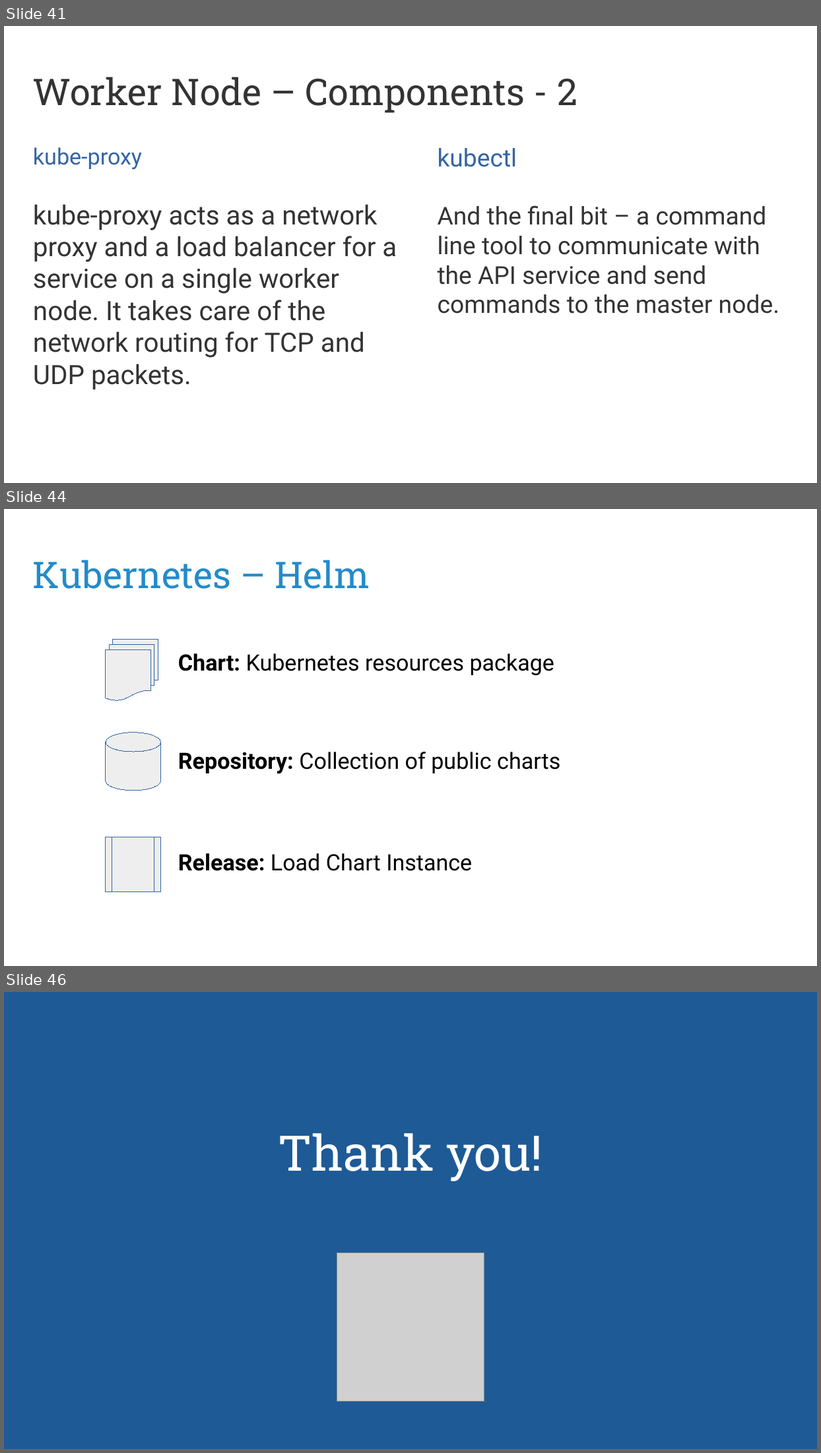
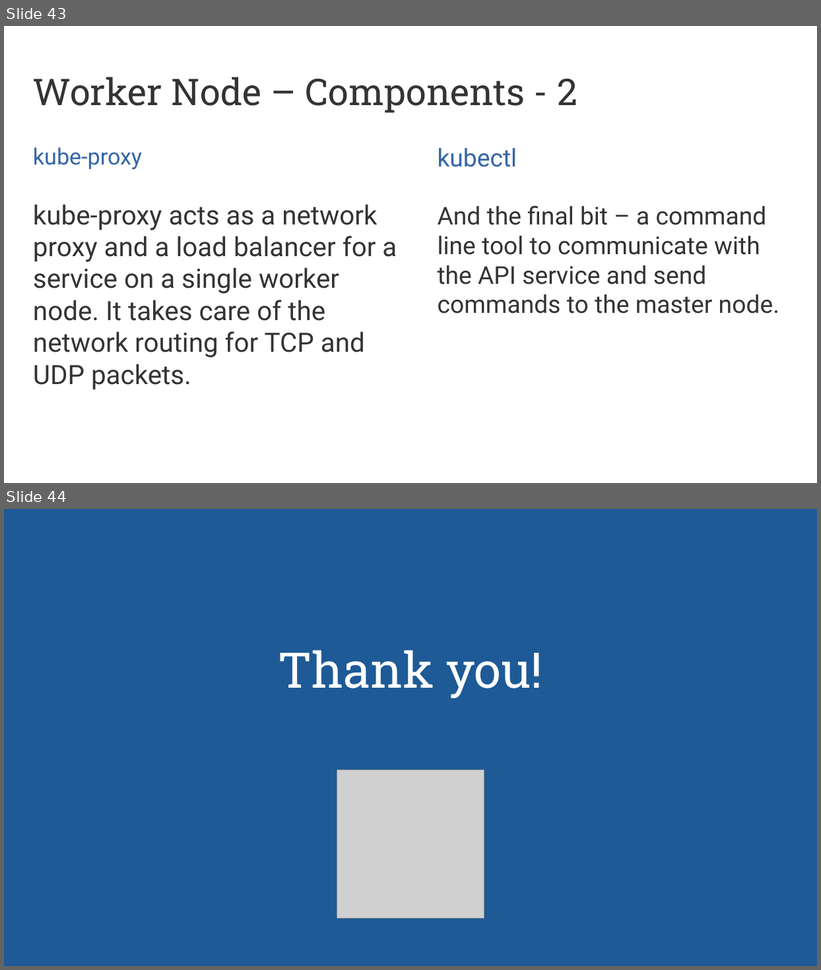
Before and after one commit to puzzle/kubernetes-techlab, a slide deck: presentation/introduction.odp. Shown one above the other, each under a label of ours: slides 41, 44 and 46 before the commit, slides 43 and 44 after it; the slides between them are not shown. The pictures are 821x1453 and 821x970 pixels, drawn with LibreOffice and Linux fonts; fonts in the diff are those of the drawing; grey boxes stand for pictures; background and template pictures are left out. Boxes give left, top, right and bottom in pixels: in the first picture for what was removed or moved away, otherwise in the second. Text is boxed around its words. In the diff, an @@ line names an element or a change of style, - is before the commit and + after.

```diff
--- a/presentation/introduction.odp
+++ b/presentation/introduction.odp
@@ slide 44 removed at (4,509,817,966), background #FFFFFF @@
@@ title removed at (33,560,370,589) @@
-Kubernetes – Helm
@@ flow chart multidocument removed at (106,640,158,701) @@
@@ text removed at (178,654,554,675) @@
-Chart: Kubernetes resources package
@@ cylinder removed at (106,733,161,791) @@
@@ text removed at (178,752,560,774) @@
-Repository: Collection of public charts
@@ rectangle removed at (106,837,161,892) @@
@@ rectangle removed at (112,837,154,892) @@
@@ text removed at (178,854,472,871) @@
-Release: Load Chart Instance
@@ what was slide 41 is now slide 43 @@
@@ what was slide 46 is now slide 44 @@
```
Also in this commit, not shown: 5 slides changed, 10 slides added, 11 other slides removed, 2 other files.
